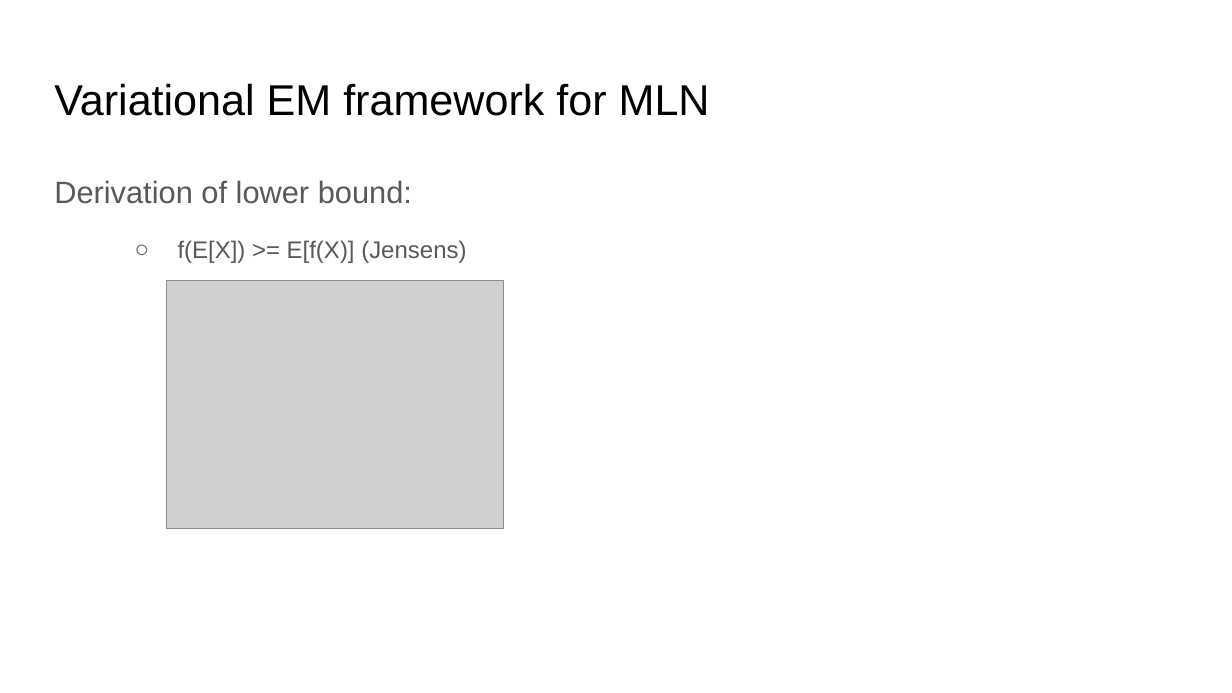
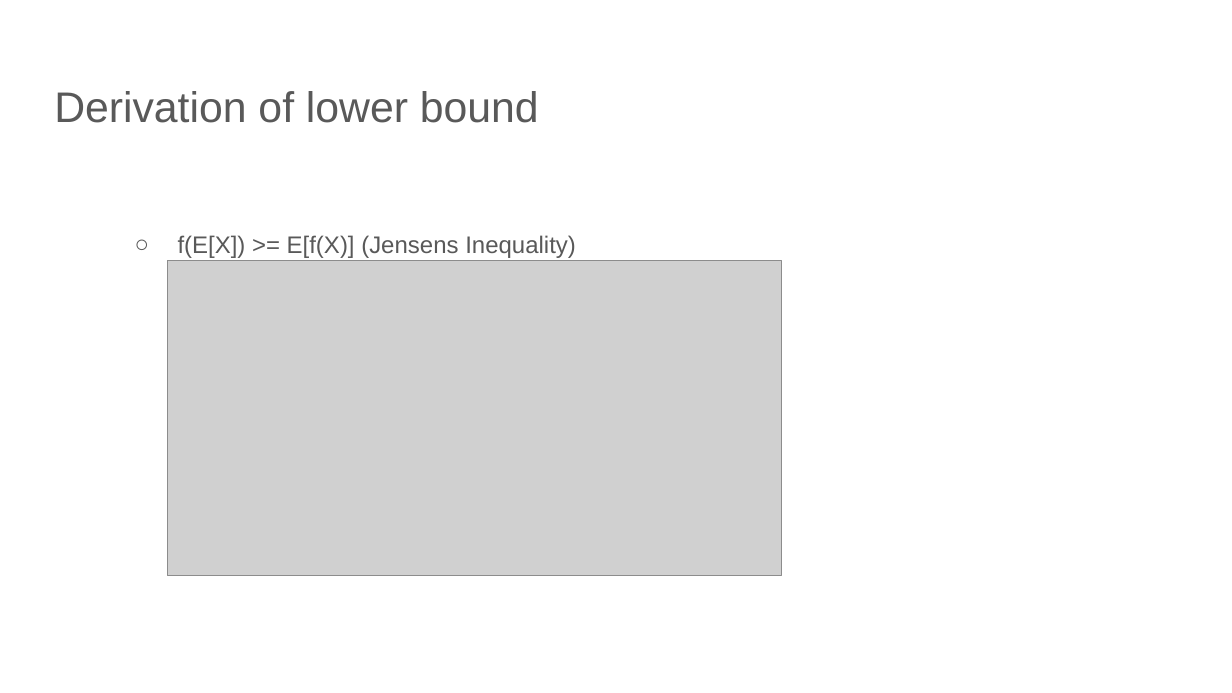
Before and after one commit to yichousun/Winter2021_CS249_GNN, a slide deck: slide 15 of Paper_Presentation/Knowledge_Graph/Efficient_Probabilistic_Logic_Reasoning_with_Graph_Neural_Networks/presentation/cs249 presentation.pptx (slide 11 before the commit). Drawn at 1232x693 pixels with LibreOffice and Linux fonts; fonts in the diff are those of the drawing; grey boxes stand for pictures. Boxes give left, top, right and bottom in pixels: in the first picture for what was removed or moved away, otherwise in the second. Text is boxed around its words. In the diff, an @@ line names an element or a change of style, - is before the commit and + after.

```diff
--- a/Paper_Presentation/Knowledge_Graph/Efficient_Probabilistic_Logic_Reasoning_with_Graph_Neural_Networks/presentation/cs249 presentation.pptx
+++ b/Paper_Presentation/Knowledge_Graph/Efficient_Probabilistic_Logic_Reasoning_with_Graph_Neural_Networks/presentation/cs249 presentation.pptx
@@ title at [54, 91, 539, 123]: text changed; size 25.2 to 25 pt; text colour #000000 to #595959 @@
-Variational EM framework for MLN
+Derivation of lower bound
@@ text at [178, 235, 576, 258]: text changed @@
-Derivation of lower bound:
-  ○ f(E[X]) >= E[f(X)] (Jensens)
+  ○ f(E[X]) >= E[f(X)] (Jensens Inequality)
@@ picture added at [168, 261, 781, 577] @@
@@ picture removed at [166, 281, 503, 530] @@
```
Also in this commit, not shown: 17 other slides changed, 11 slides added, 4 slides removed, 1 other file.
